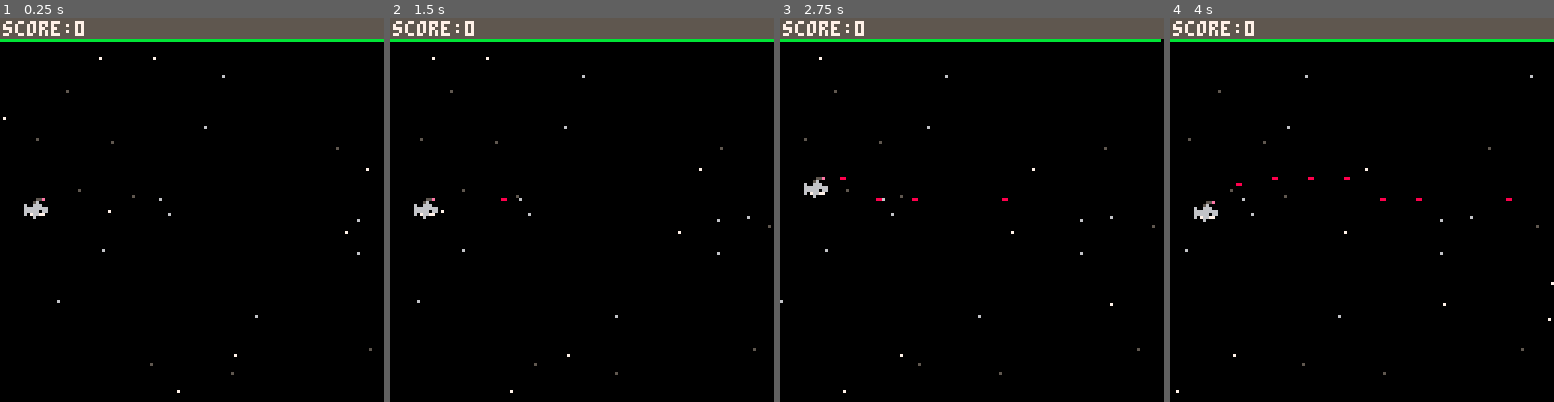
Above: before the commit, frames 1-4 (left to right).
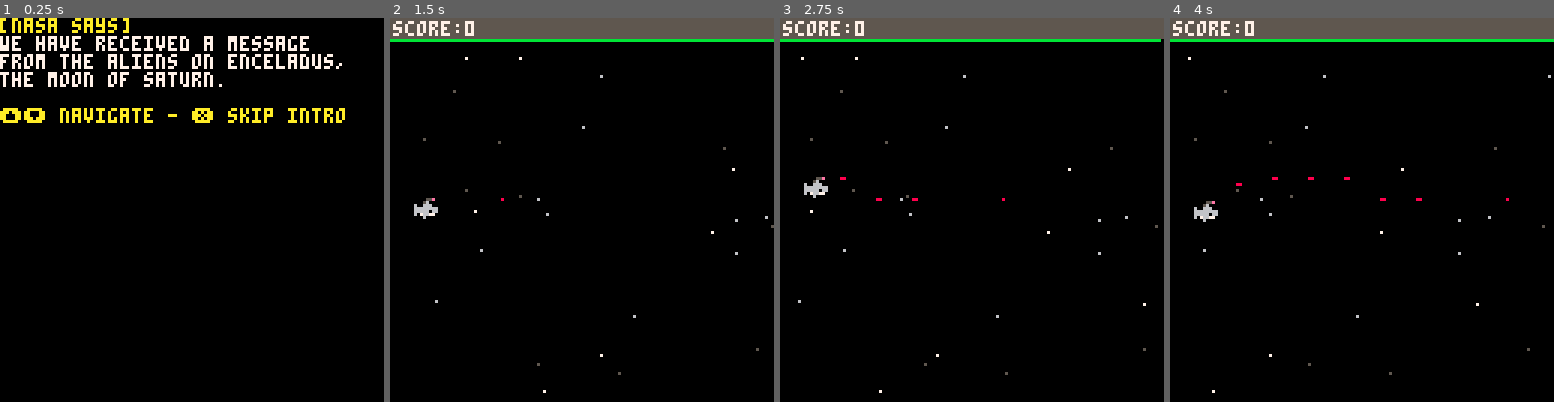
Above: after the commit, the same moments.

Repository: a2/shark-wars
Game: PICO-8 cartridge shark.p8
The game is run twice, just before and just after one commit, with the same random seed, the same clock (stepped at 60 frames per second) and the same inputs.
Inputs:
- Up to frame 1 (0.25 s): no input
- Up to frame 2 (1.5 s): tap X (X key) at 0.33, 1.07 s; tap O (Z key) at 0.7 s
- Up to frame 3 (2.75 s): tap O (Z key) at 1.7, 2.1, 2.5 s; tap X (X key) at 1.85 s; hold Up 2.15-2.42 s
- Up to frame 4 (4 s): tap O (Z key) at 2.9, 3.3, 3.7 s; tap X (X key) at 2.97 s; hold Down 3.63-3.97 s

The runs differ from the first frame. In frame 1, 11% of the frame differs, in the area x 0-100%, y 0-98%; in frame 2, 0.3%; in frame 3, 0.3%; in frame 4, 0.3%.

Commit message:
Factor out gameplay view constraint constants
game_mode.min_y and max_y for shark to move between

Diff:
--- a/shark.p8
+++ b/shark.p8
@@ -7,7 +7,7 @@
 function _init()
   add_mode("intro",intro_init,intro_update,intro_draw)
   add_mode("game",game_init,game_update,game_draw)
-  set_mode("game")
+  set_mode("intro")
 end
 
 function _update()
@@ -151,7 +151,6 @@
 end
 
 function intro_draw(mode)
-  cursor(0,0)
   local h=5--header
   local d=5--dialog
 
@@ -167,6 +166,10 @@
 -->8
 --game loop
 function game_init(mode)
+  --gameplay view constraints
+  mode.min_y=9
+  mode.max_y=128
+
   --start score counter at zero
   mode.score=0
 
@@ -242,8 +245,8 @@
       else
         self.charge=min(self.charge_max,self.charge+0.25)
         --shark only moves when not shooting lasers
-        if (btn(2) and self.y>8) self.y-=1
-        if (btn(3) and self.y+self.height<128) self.y+=1
+        if (btn(2) and self.y>mode.min_y) self.y-=1
+        if (btn(3) and self.y+self.height<mode.max_y) self.y+=1
         self.last_laser=nil
       end
     end,
